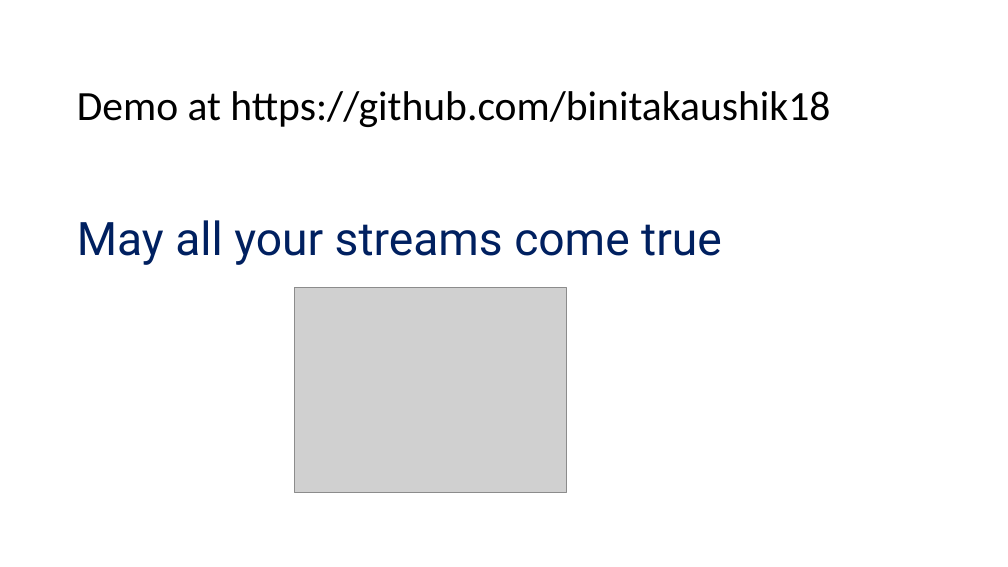
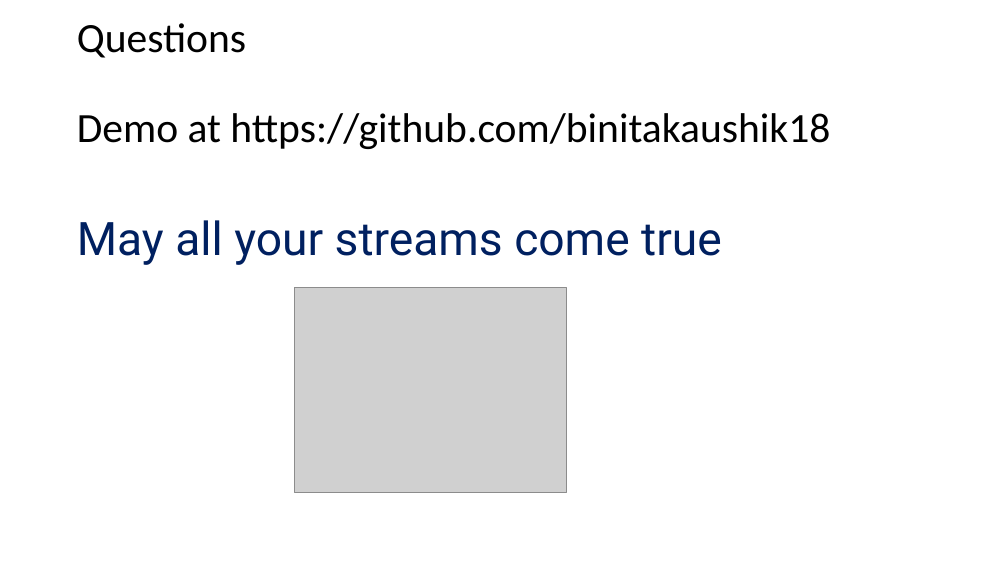
Before and after one commit to binitakaushik18/play-stream-maskingservice, a slide deck: slide 14 of doc/Kafka-Streams-TechConf [Autosaved].pptx. Drawn at 1008x567 pixels with LibreOffice and Linux fonts; fonts in the diff are those of the drawing; grey boxes stand for pictures. Boxes give left, top, right and bottom in pixels: in the first picture for what was removed or moved away, otherwise in the second. Text is boxed around its words. In the diff, an @@ line names an element or a change of style, - is before the commit and + after.

```diff
--- a/doc/Kafka-Streams-TechConf [Autosaved].pptx
+++ b/doc/Kafka-Streams-TechConf [Autosaved].pptx
@@ title at (x1=77, y1=23, x2=830, y2=149): text changed @@
-Demo at https://github.com/binitakaushik18
+Questions
+Demo at https://github.com/binitakaushik18
```
Also in this commit, not shown: 2 other slides changed, 3 other files.
